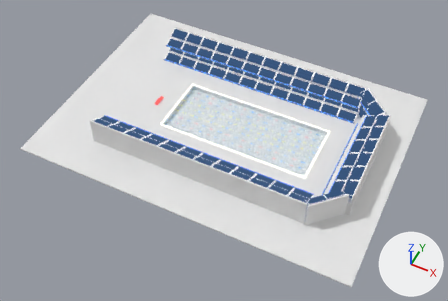
Two versions of the glTF model assets/race/pool/LowPolyPool.glb, one commit apart.
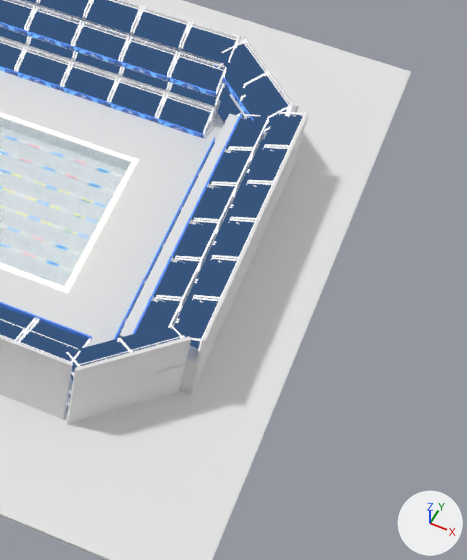
Each version is shown whole from a 50 mm lens placed at (82.0, -129.2, 146.9), pointed at (21.7, -8.7, -3.7), then close up on the part from 63% to 100% of the width and 25% to 91% of the height. Lighting does not change. The marker at lower right points along +X, +Y and +Z. The older version's two pictures come first. Where no turn or scale is listed for an object, it has been applied to the vertices. Vertices at exactly the same position are counted once.

The scene before the commit, as lines of its bpy script (objects in view):
```python
ob_bleacherbatch_t3_s = bpy.data.objects.new('BleacherBatch_T3_S', me_bleacherbatch_t3_s_mesh_001)
ob_bleacherbatch_t3_s.location = (-12.8, -21.1, 5.2)
ob_bleacherbatch_t3_s.rotation_euler = (0.0, -3.142, 0.0)  # degrees (0, -180, 0)
ob_bleacherbatch_t3_s.scale = (-1.0, -1.0, -1.0)
ob_bleacherbatch_t4_e = bpy.data.objects.new('BleacherBatch_T4_E', me_bleacherbatch_t4_e_mesh_001)
ob_bleacherbatch_t4_e.location = (2.3, 0.0, 5.4)
ob_standstructure_merged = bpy.data.objects.new('StandStructure_Merged', me_standstructure_merged_mesh)
ob_standstructure_merged.location = (0.0, 0.0, 0.0)
# also in view: 'BleacherBatch_T2_E' at (62.8, 0.0, 3.2); 'Venue_Rectangular_Ground' at (20.1, 0.0, 0.0); 'OlympicPanels_Merged' at (23.5, 0.0, 3.0); 'UpperPlatformBatch' at (24.2, 0.0, 1.2); 'BleacherBatch_T4_N' at (20.2, 24.9, 8.3)
```
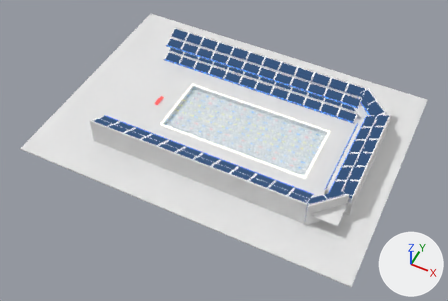
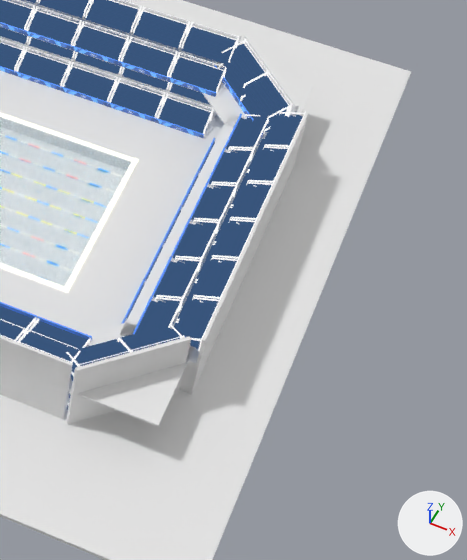
Edits to the scene script, one JSON object a line:
```json
{"block": "me_standstructure_merged_mesh", "where": "# used by ob_standstructure_merged; location = (0.0, 0.0, 0.0)"}
{"op": "remove", "block": "me_standstructure_merged_mesh", "code": "me_standstructure_merged_mesh.from_pydata(...)  # 104 vertices, 156 faces; spans x -15.8..67.0, y -27.2..27.2, z 0.2..9.3"}
{"op": "add", "block": "me_standstructure_merged_mesh", "code": "me_standstructure_merged_mesh.from_pydata(...)  # 108 vertices, 164 faces; spans x -15.8..67.0, y -27.2..27.2, z 0.2..9.3"}
{"block": "me_standstructure_merged_mesh", "change": "me_standstructure_merged_mesh part 1: the loose piece of 8 vertices spanning x 57.4..65.7, y 15.6..23.8, z 5.1..5.3 is rebuilt with 10 vertices and now spans x 54.4..65.8, y 16.0..26.8, z 5.1..5.3"}
{"block": "me_standstructure_merged_mesh", "change": "me_standstructure_merged_mesh part 2"}
{"block": "me_standstructure_merged_mesh", "change": "3 vertices are removed from x 60.3..62.9, y -23.8..-15.6, z 5.1..5.3"}
{"block": "me_standstructure_merged_mesh", "change": "12 faces are deleted"}
{"block": "me_standstructure_merged_mesh", "change": "5 vertices move from x 57.4..65.7, y -21.0..-15.6, z 5.1..5.3 to x 54.4..65.8, y -26.8..-16.0, z 5.1..5.3"}
{"block": "me_standstructure_merged_mesh", "change": "5 vertices are added at (58.6, -16.0, 5.1), (65.8, -16.0, 5.1), (54.4, -20.0, 5.3), (65.8, -16.0, 5.3), (65.8, -26.8, 5.3)"}
{"block": "me_standstructure_merged_mesh", "change": "16 new faces join them"}
```

Location of each change, [x1, y1, x2, y2] in pixels of the close-ups (467 x 560 px; the box of a moved part takes in the faces that stretch with it):
```json
{"object": "StandStructure_Merged", "change": "reshaped", "before": [0, 0, 309, 424], "after": [0, 0, 314, 426]}
{"part": 1, "of": "me_standstructure_merged_mesh", "change": "rebuilt", "before": [229, 94, 268, 140], "after": [202, 62, 314, 139]}
{"part": 2, "of": "me_standstructure_merged_mesh", "change": "moved or reshaped", "before": [116, 364, 185, 384], "after": [50, 323, 194, 426]}
```
